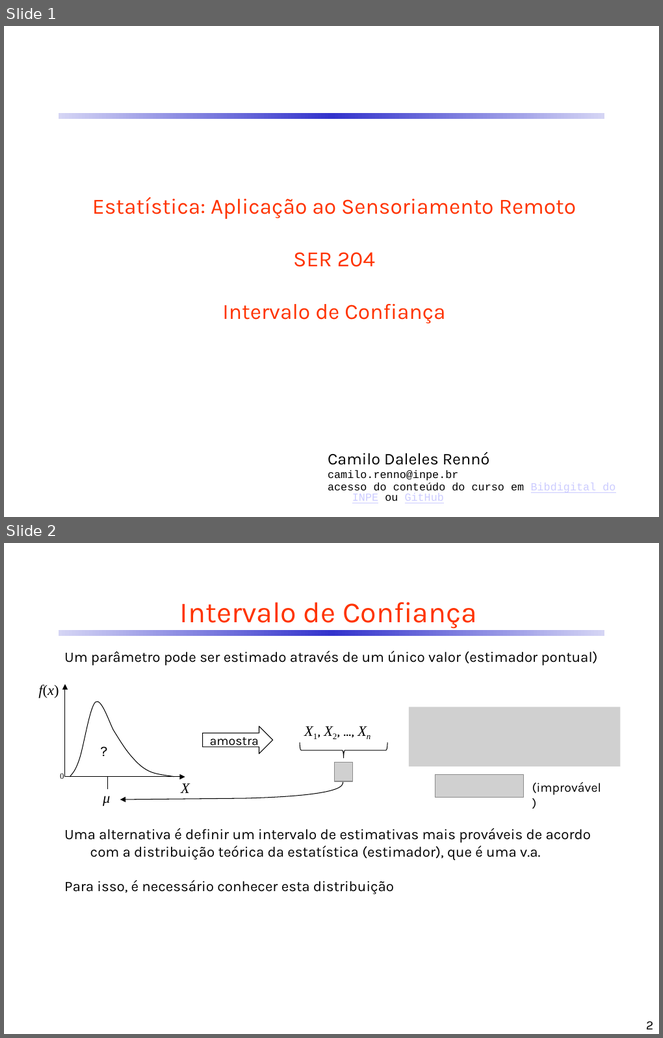
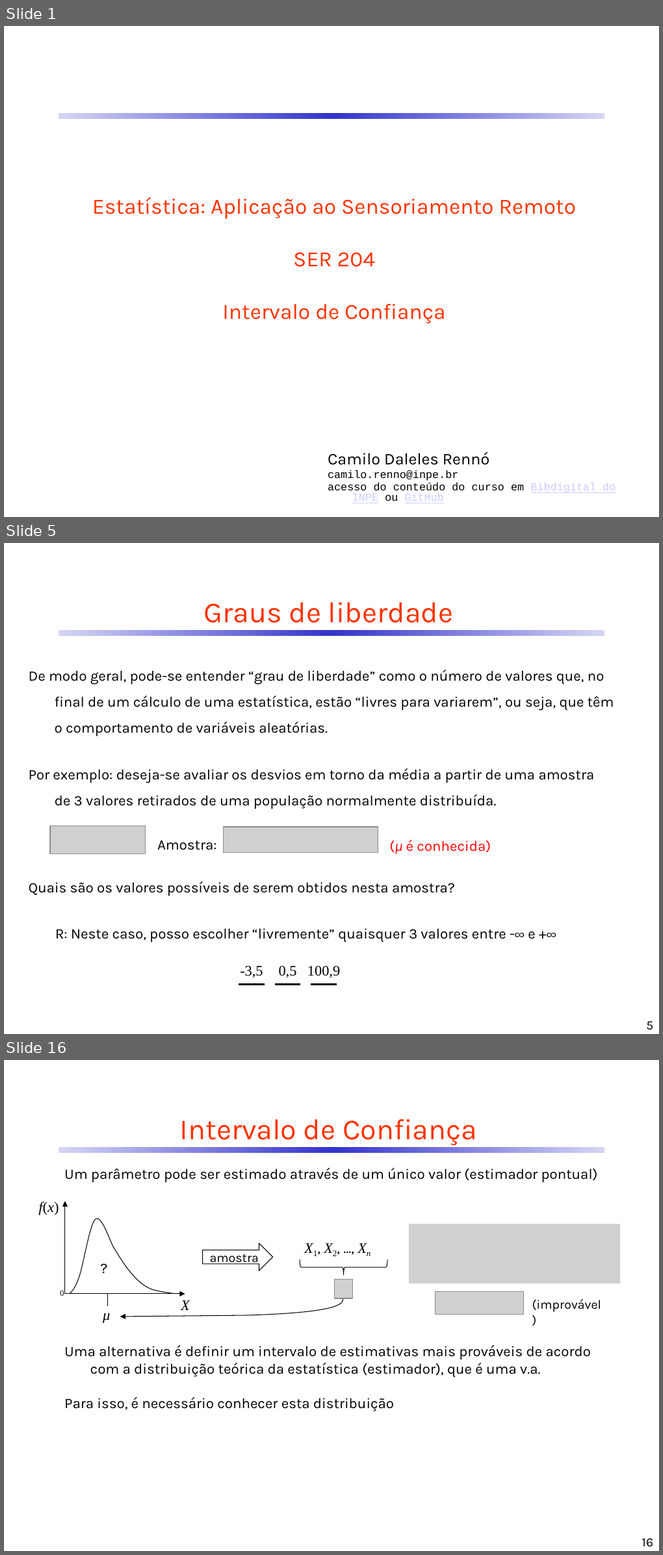
Before and after one commit to CDRenno/Estatistica, a slide deck: ppt/06InfEstat_IntConf.pptx. Shown one above the other, each under a label of ours: slides 1 and 2 before the commit, slides 1, 5 and 16 after it; the slides between them are not shown. The pictures are 663x1038 and 663x1555 pixels, drawn with LibreOffice and Linux fonts; fonts in the diff are those of the drawing; grey boxes stand for pictures. Boxes give left, top, right and bottom in pixels: in the first picture for what was removed or moved away, otherwise in the second. Text is boxed around its words. In the diff, an @@ line names an element or a change of style, - is before the commit and + after.

```diff
--- a/ppt/06InfEstat_IntConf.pptx
+++ b/ppt/06InfEstat_IntConf.pptx
@@ slide 5 added at (x1=4, y1=543, x2=659, y2=1034), background #FFFFFF; not listed: 1 template element that a slide beside it also shows @@
@@ title added at (x1=204, y1=602, x2=453, y2=623), 32 pt, text #FF3300 @@
+Graus de liberdade
@@ text added at (x1=29, y1=670, x2=614, y2=737), 16 pt, text #000000 @@
+De modo geral, pode-se entender “grau de liberdade” como o número de valores que, no final de um cálculo de uma estatística, estão “livres para variarem”, ou seja, que têm o comportamento de variáveis aleatórias.
@@ text added at (x1=29, y1=769, x2=595, y2=809), 16 pt, text #000000 @@
+Por exemplo: deseja-se avaliar os desvios em torno da média a partir de uma amostra de 3 valores retirados de uma população normalmente distribuída.
@@ picture added at (x1=50, y1=826, x2=145, y2=855) @@
@@ picture added at (x1=224, y1=827, x2=378, y2=854) @@
@@ text added at (x1=157, y1=841, x2=217, y2=850), 16 pt, text #000000 @@
+Amostra:
@@ text added at (x1=389, y1=840, x2=491, y2=854), 16 pt, text #FF0000 @@
+(μ é conhecida)
@@ text added at (x1=29, y1=882, x2=455, y2=897), 16 pt, text #000000 @@
+Quais são os valores possíveis de serem obtidos nesta amostra?
@@ text added at (x1=55, y1=928, x2=535, y2=943), 16 pt, text #000000 @@
+R: Neste caso, posso escolher “livremente” quaisquer 3 valores entre -∞ e +∞
@@ text added at (x1=240, y1=966, x2=263, y2=978), 16 pt, text #000000 @@
+-3,5
@@ text added at (x1=279, y1=966, x2=297, y2=979), 16 pt, text #000000 @@
+0,5
@@ text added at (x1=308, y1=966, x2=340, y2=979), 16 pt, text #000000 @@
+100,9
@@ group added at (x1=239, y1=959, x2=337, y2=984): 3 lines, 3 texts @@
+?
+?
+?
@@ page number added at (x1=646, y1=1021, x2=653, y2=1031), 14 pt, text #000000 @@
+5
@@ what was slide 2 is now slide 16 @@
@@ page number at (x1=642, y1=1538, x2=654, y2=1547): text changed @@
-2
+16
```
Also in this commit, not shown: 13 other slides added, 3 other files.
